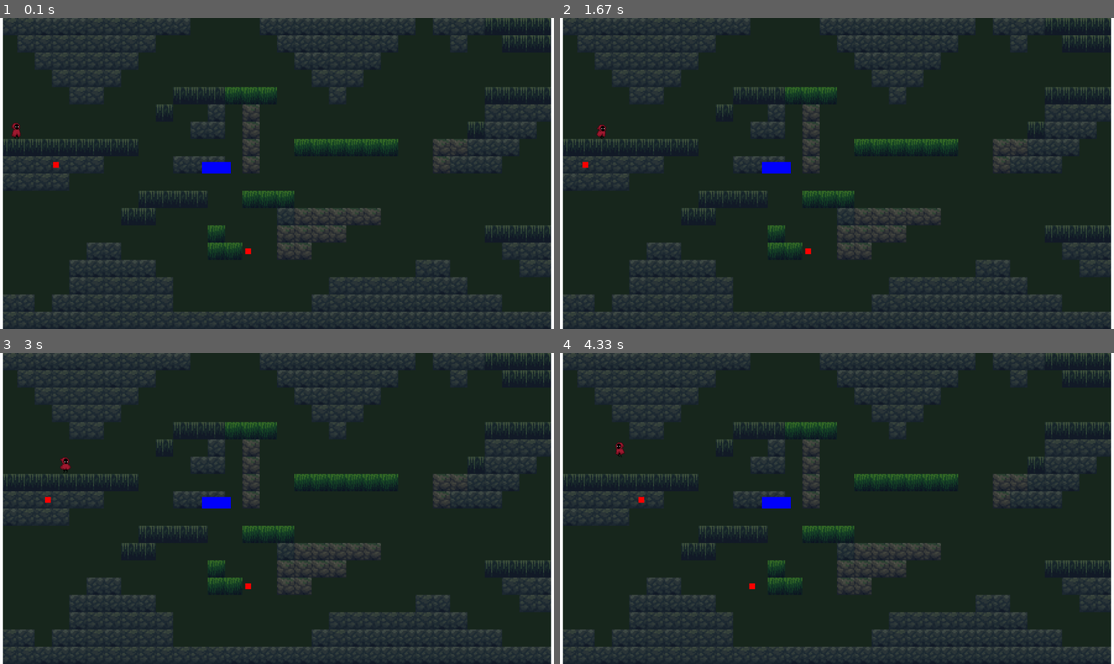
Above: before the commit, frames 1-4 (two rows, left to right).
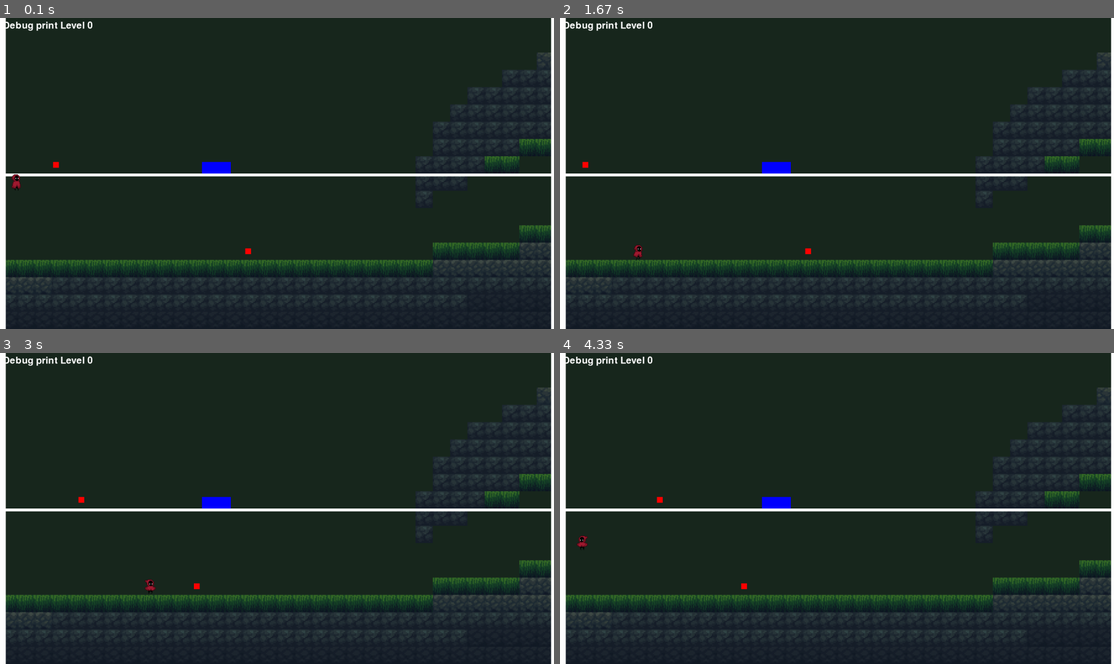
Above: after the commit, the same moments.

Repository: mrhanha1/pygameSonDoong
Game: pygame game, started from main.py
Two runs of this game, one before a commit and one after it. Both use one fixed random seed, a clock stepped at 60 frames per second and the inputs below.
Inputs:
- Up to frame 1 (0.1 s): no input
- Up to frame 2 (1.67 s): hold Left 0.33-0.87 s; hold Left 0.9-1.3 s; tap Space at 0.97, 1.27, 1.4 s; tap K at 1.05 s; hold Right from 1.33 s (still down)
- Up to frame 3 (3 s): tap Space at 1.7, 2.07, 2.37, 2.57, 2.87 s; release Right at 1.97 s; hold Left 2-2.47 s; hold Right 2.5-2.97 s; tap K at 2.65 s
- Up to frame 4 (4.33 s): hold Right 3-3.47 s; tap Space at 3.07, 3.37, 3.57, 3.87, 4.13 s; hold Left 3.5-4.03 s; hold Left from 4.07 s (still down); tap K at 4.22 s

The runs differ from the first frame. In frame 1, 18% of the frame differs, in the area x 0-100%, y 0-100%; in frame 2, 18%; in frame 3, 18%; in frame 4, 18%.

Commit message:
sửa gần được chuyển level, chỉ còn thiếu trường hợp đi đến cuối map của level cuối

Diff:
--- a/level.py
+++ b/level.py
@@ -42,19 +42,27 @@
             pass
             #raise ValueError(f"Spawn point '{spawnpoint_index}' not found in level {lvindex}")
 
+
     def go_to_level (self, spawnpoint_index):
+        lvindex = self.level_index
+        next_spawnpoint=1
 
-        next_spawnpoint=1
-        if self.level_index==0 or self.level_index+1>len(self.level_list): pass
-        else:
-            if spawnpoint_index==1 or spawnpoint_index==3:
+        if spawnpoint_index==1 or spawnpoint_index==3:
+            if self.level_index==0:
+                print("dang o level 0, khong con level truoc")
+                return
+            else:
                 lvindex=self.level_index-1
                 next_spawnpoint=spawnpoint_index+1
-        if spawnpoint_index==2 or spawnpoint_index==4:
-            lvindex=self.level_index+1
-            next_spawnpoint=spawnpoint_index-1
+        elif spawnpoint_index==2 or spawnpoint_index==4:
+            if self.level_index>=len(self.level_list)-4:
+                print("dang o level cuoi, khong con level sau")
+                return
+            else:
+                lvindex=self.level_index+1
+                next_spawnpoint=spawnpoint_index-1
         try:
             self.load_level(lvindex, next_spawnpoint)
             print (f"go to level {lvindex+1} and spawn in spawnpoint number {next_spawnpoint}")
         except:
-            print (f"number level and spawn in {next_spawnpoint} ERROR")
+            print (f"number level {lvindex} and spawn in {next_spawnpoint} ERROR, the final level is {len(self.level_list)}")
--- a/main.py
+++ b/main.py
@@ -18,19 +18,29 @@
 
 """KHỞI TẠO CÁC BIẾN ĐẦU TIÊN"""
 CHANGE_LV_EVT=pygame.USEREVENT+1
-p1=player(0,0,2,4)
+p1=player(0,0,2,8)
 map=TileMap("assets/tilemap/lv1_test.csv")
 level_list_data= [
-    ("assets/tilemap/lv1_test.csv",
+    ("assets/tilemap/lv0.csv",
      {1: (40,HEIGHT//2),
       3: (40,HEIGHT-100),
       2: (WIDTH-80,HEIGHT//2-100),
       4: (WIDTH-80,HEIGHT-100)}),
-    ("assets/tilemap/lv1_riu.csv",
+    ("assets/tilemap/lv1.csv",
      {1: (40,HEIGHT//2),
       3: (40,HEIGHT//2),
       2: (WIDTH-60,HEIGHT//2),
-      4: (WIDTH-60,HEIGHT//2)})
+      4: (WIDTH-60,HEIGHT//2)}),
+    ("assets/tilemap/lv2.csv",
+     {1: (60,HEIGHT//2),
+      3: (60,HEIGHT//2),
+      2: (WIDTH-80,HEIGHT//2-100),
+      4: (WIDTH-80,HEIGHT-100)}),
+    ("assets/tilemap/lv3.csv",
+     {1: (40,HEIGHT//2-100),
+      3: (40,HEIGHT//2+150),
+      2: (WIDTH-80,HEIGHT//2-100),
+      4: (WIDTH-80,HEIGHT-100)}),
     ]
 levelmanager=LevelManager(level_list_data, p1)
 
@@ -43,10 +53,10 @@
 
 entrances=pygame.sprite.Group()
 entrances.add(
-    entrance(0, 0, 1, 10, HEIGHT//2),
-    entrance(0, HEIGHT//2, 3, 10, HEIGHT//2),
-    entrance(WIDTH-10, 0, 2,10,HEIGHT//2),
-    entrance(WIDTH-10, HEIGHT//2, 4,10,HEIGHT//2)
+    entrance(0, 0, 1, 20, HEIGHT//2),
+    entrance(0, HEIGHT//2, 3, 20, HEIGHT//2),
+    entrance(WIDTH-10, 0, 2,20,HEIGHT//2),
+    entrance(WIDTH-10, HEIGHT//2, 4,20,HEIGHT//2)
     )
 """KHỞI TẠO ĐẦU TIÊN"""
 pygame.init()
@@ -58,6 +68,11 @@
 def draw_pause_menu():
     text = font.render("Paused - Press R to Resume", True, (255, 255, 255))
     screen.blit(text, (200, 250))
+def draw_level_text(screen: pygame.Surface, level_index: int, font: pygame.font.Font):
+    """Vẽ tên level hiện tại lên góc trên trái màn hình."""
+    text_surface = font.render(f"Debug print Level {level_index}", True, (255, 255, 255))  # chữ trắng
+    screen.blit(text_surface, (10, 10))  # vẽ tại góc trái trên màn hình
+line=pygame.Rect(0,HEIGHT//2,WIDTH,10)
 """VÒNG LẶP GAME"""
 
 running = True
@@ -88,16 +103,16 @@
         h.draw(screen)
     for en in entrances:
         en.draw(screen)
-
+    pygame.draw.rect(screen,WHITE,line)
     p1.draw(screen)
     if paused:
         draw_pause_menu()
     else:
         p1.update_moving(levelmanager.level.get_tiles(), d_time)
         p1.update_hit(enemies, hazards, entrances)
-
+    draw_level_text(screen, levelmanager.level_index, font)
     #pygame.draw.rect(screen, WHITE, p1.rect) #SHOW HITBOX
-    fps = CLOCK.get_fps()
+    #fps = CLOCK.get_fps()
     #print(f"FPS: {fps:.2f}") #SHOW FPS
     pygame.display.update() #update màn hình
 
--- a/playerv2.py
+++ b/playerv2.py
@@ -57,6 +57,9 @@
             self.rect.left=0
         elif self.rect.right>=WIDTH and self.velocity.x>0:
             self.rect.right=0
+        if self.rect.bottom>HEIGHT:
+            self.rect.bottom=HEIGHT
+            self.velocity.y=-1
         """ANIMATION CONDITION AND UPDATE"""
         if self.isGrounded and self.velocity.x==0:
             self.animator.state="idle"
--- a/tile_map.py
+++ b/tile_map.py
@@ -38,11 +38,21 @@
 
     def read_csv(self, filepath):
         map = []
-        with open(os.path.join(filepath)) as data:
-            data = csv.reader(data, delimiter=',')
-            for row in data:
-                map.append(list(row))
-        return map #2d list
+
+        # Kiểm tra file tồn tại
+        if not os.path.exists(filepath):
+            print(f"Không tìm thấy file: {filepath}")
+            return []
+        try:
+            with open(filepath) as data:
+                data = csv.reader(data, delimiter=',')
+                for row in data:
+                    map.append(list(row))
+            print(f"Đọc file: {filepath}")
+        except Exception as e:
+            print(f"Lỗi khi đọc file {filepath}: {e}")
+
+        return map
 
     def load_tiles(self, filepath):
         tiles = []
@@ -64,6 +74,16 @@
                     tiles.append(Tile("assets/vinevineblock.png", x * self.tile_size, y * self.tile_size))
                 elif tile == '4':
                     tiles.append(Tile("assets/wetstoneblock.png", x * self.tile_size, y * self.tile_size))
+                elif tile == '5':
+                    tiles.append(Tile("assets/drystoneblock.png", x * self.tile_size, y * self.tile_size))
+                elif tile == '6':
+                    tiles.append(Tile("assets/darkstoneblock.png", x * self.tile_size, y * self.tile_size))
+                elif tile == '7':
+                    tiles.append(Tile("assets/stalactite.png", x * self.tile_size, y * self.tile_size))
+                elif tile == '8':
+                    tiles.append(Tile("assets/verywetstoneblock.png", x * self.tile_size, y * self.tile_size))
+                elif tile == '7':
+                    tiles.append(Tile("assets/middrystoneblock.png", x * self.tile_size, y * self.tile_size))
                 x += 1
             y += 1
         self.map_w = x * self.tile_size
Not shown, changed: tiled_level/level1.tiled-session
